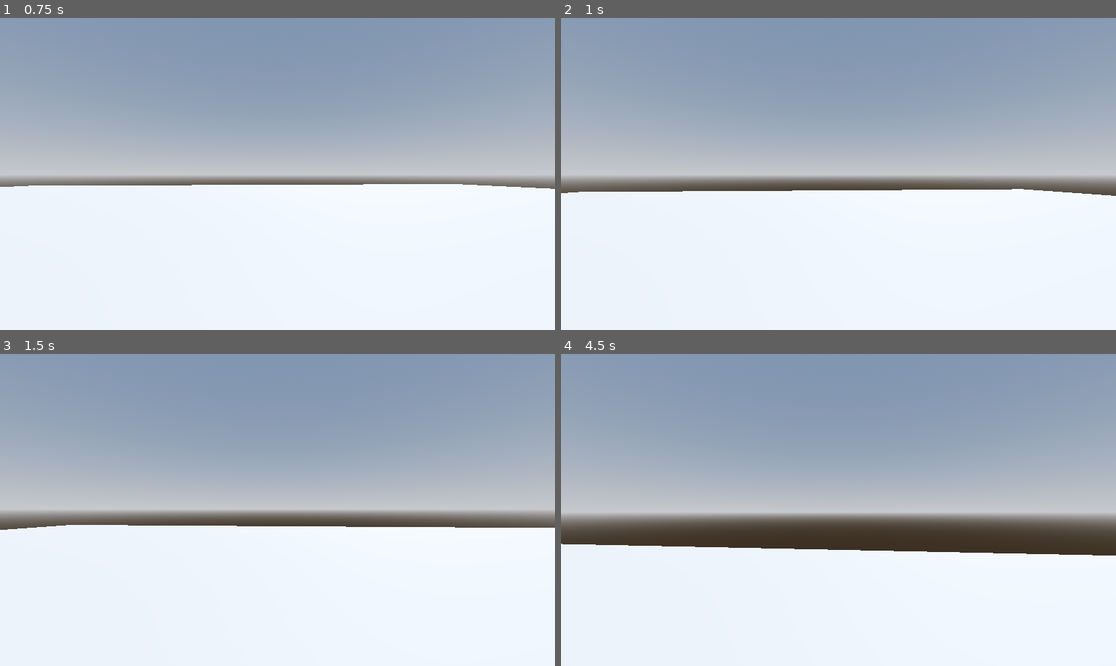
Above: before the commit, frames 1-4 (two rows, left to right).
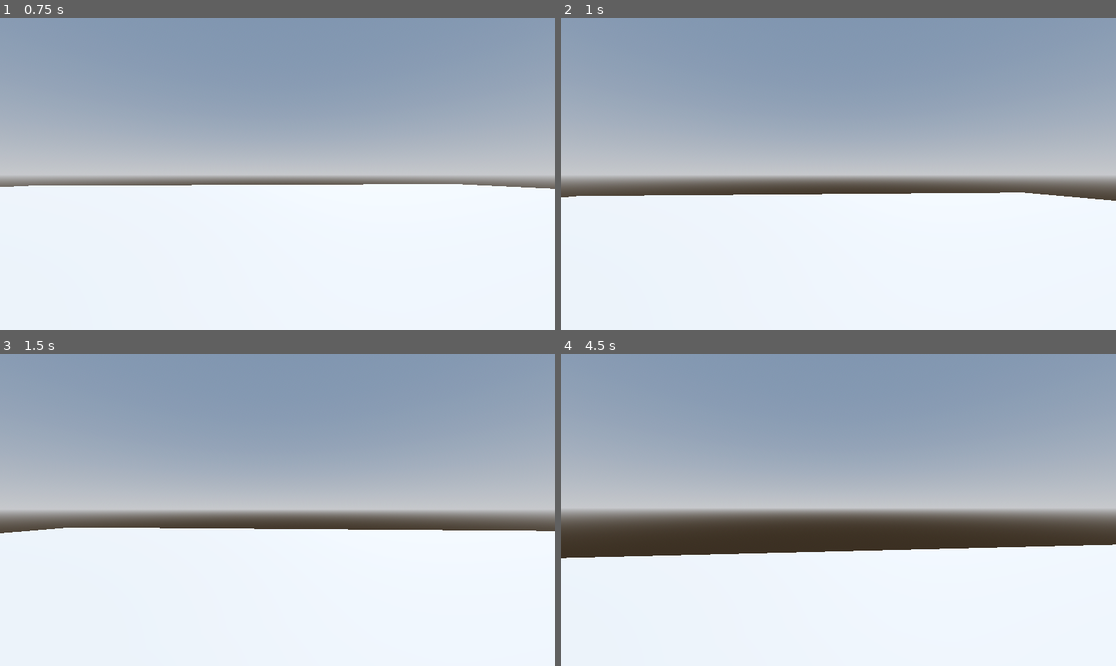
Above: after the commit, the same moments.

Repository: Mantarri/project-evergreen
Game: Godot game, scene res://scenes/levels/0_0_demo/demo_world.tscn
Two runs of this game, one before a commit and one after it. Both use one fixed random seed, a clock stepped at 60 frames per second and the inputs below. The project has no main scene, so this scene is started directly.
Inputs (mouse positions are in pixels of both pictures, inside the frame that each line leads up to):
- Up to frame 1 (0.75 s): tap Enter at 0.5 s; move the mouse to (305, 174) at 0.52 s; hold W (move_forward) from 0.53 s (still down)
- Up to frame 2 (1 s): keep holding W (move_forward); tap Space (move_jump) at 0.77 s
- Up to frame 3 (1.5 s): keep holding W (move_forward); move the mouse to (249, 510) at 1.27 s
- Up to frame 4 (4.5 s): keep holding W (move_forward); tap Space (move_jump) at 1.52, 2.75, 3.02, 3.77 s; move the mouse to (849, 503) at 2.02 s; move the mouse to (832, 516) at 2.77 s; move the mouse to (877, 513) at 3.52 s; tap Escape (ui_cancel) at 4.15 s; move the mouse to (794, 506) at 4.27 s

Frame 1 is identical in both runs. In frame 2, 1.2% of the frame differs, in the area x 0-100%, y 54-59%; in frame 3, 0.9%; in frame 4, 5.9%, in the area x 0-100%, y 49-66%.
Error after the commit: Parse Error: Expected indented block after "elif" block. (res://scenes/entities/components/component_holder.gd:34)

Commit message:
Add: Player entity, Component system

Diff:
--- a/scenes/entities/automatons/player.gd
+++ b/scenes/entities/automatons/player.gd
@@ -1,21 +1,31 @@
 extends CharacterBody3D
 
-
+class_name Entity
 
 const SPEED = 5.0
-const JUMP_VELOCITY = 4.5
+const JUMP_VELOCITY = 7.75
+
 
 @export
 var mouse_sensitivity: float = 0.075
 
 # Get the gravity from the project settings to be synced with RigidBody nodes.
-var gravity: float = ProjectSettings.get_setting("physics/3d/default_gravity")
+var gravity: float = 17.64
 
 func _ready() -> void:
-	Input.set_mouse_mode(Input.MOUSE_MODE_CAPTURED)
+	Input.mouse_mode = Input.MOUSE_MODE_CAPTURED
 
 func _unhandled_input(event):
-	if event is InputEventMouseMotion:
+	if event.is_action_pressed("ui_cancel"):
+		if Input.mouse_mode == Input.MOUSE_MODE_CAPTURED:
+			Input.mouse_mode = Input.MOUSE_MODE_VISIBLE
+		elif Input.mouse_mode == Input.MOUSE_MODE_VISIBLE:
+			Input.mouse_mode = Input.MOUSE_MODE_CAPTURED
+
+	if event.is_action_pressed("action_primary") && Input.mouse_mode == Input.MOUSE_MODE_VISIBLE:
+			Input.mouse_mode = Input.MOUSE_MODE_CAPTURED
+
+	if event is InputEventMouseMotion && Input.mouse_mode == Input.MOUSE_MODE_CAPTURED:
 		$Camera3D.rotation.x -= deg_to_rad(event.relative.y * mouse_sensitivity)
 		$Camera3D.rotation.x = deg_to_rad(clamp(rad_to_deg($Camera3D.rotation.x), -90.0, 90.0))
 
@@ -33,13 +43,15 @@
 
 	# Get the input direction and handle the movement/deceleration.
 	# As good practice, you should replace UI actions with custom gameplay actions.
-	var input_dir := Input.get_vector("move_left", "move_right", "move_forward", "move_back")
-	var direction := (transform.basis * Vector3(input_dir.x, 0, input_dir.y)).normalized()
+	var input_dir: Vector2 = Input.get_vector("move_left", "move_right", "move_forward", "move_back")
+	var direction: Vector3 = (transform.basis * Vector3(input_dir.x, 0, input_dir.y)).normalized()
 	if direction:
 		velocity.x = direction.x * SPEED
 		velocity.z = direction.z * SPEED
 	else:
-		velocity.x = move_toward(velocity.x, 0, SPEED)
-		velocity.z = move_toward(velocity.z, 0, SPEED)
+#		velocity.x = move_toward(velocity.x, 0, SPEED)
+#		velocity.z = move_toward(velocity.z, 0, SPEED)
+		velocity.x = 0
+		velocity.z = 0
 
 	move_and_slide()
--- a/scenes/entities/automatons/player.tscn
+++ b/scenes/entities/automatons/player.tscn
@@ -1,6 +1,8 @@
-[gd_scene load_steps=5 format=3 uid="uid://55qhqgsd7ra2"]
+[gd_scene load_steps=7 format=3 uid="uid://55qhqgsd7ra2"]
 
 [ext_resource type="Script" path="res://scenes/entities/automatons/player.gd" id="1_5n2fv"]
+[ext_resource type="Script" path="res://scenes/entities/components/component_holder.gd" id="2_55ivu"]
+[ext_resource type="Script" path="res://scenes/entities/components/physics_component.gd" id="3_w7xoq"]
 
 [sub_resource type="CapsuleMesh" id="CapsuleMesh_j1n0g"]
 
@@ -27,3 +29,9 @@
 [node name="Camera3D" type="Camera3D" parent="."]
 transform = Transform3D(1, 0, 0, 0, 1, 0, 0, 0, 1, 0, 0.5, 0)
 current = true
+
+[node name="ComponentHolder" type="Node" parent="."]
+script = ExtResource("2_55ivu")
+
+[node name="PhysicsComponent" type="Node" parent="ComponentHolder"]
+script = ExtResource("3_w7xoq")
--- /dev/null
+++ b/scenes/entities/components/component.gd
@@ -0,0 +1,5 @@
+extends Node
+
+class_name Component
+
+@export var id: String
--- /dev/null
+++ b/scenes/entities/components/component_holder.gd
@@ -0,0 +1,34 @@
+extends Node
+
+class_name ComponentHolder
+
+var components: Dictionary = {}
+
+func _ready() -> void:
+	for child in get_children():
+		if not child is Component:
+			push_error("Non-Component child on ComponentHolder `" + str(self) + "`")
+			return
+		else:
+			components[child.id] = child
+
+func has_component(id: String):
+	if components.has(id):
+		return true
+	else:
+		return false
+
+func get_component(id: String, safe: bool = false):
+	if not safe:
+		return components[id]
+	elif has_component(id):
+		return components[id]
+
+func has_component_member(component_id: String, member_id: String):
+	if components.has(component_id):
+		return member_id in components[component_id]
+
+func get_component_member(component_id: String, member_id: String, safe: bool = false):
+	if not safe:
+		return components[component_id].member_id
+	elif has_component(id):
--- /dev/null
+++ b/scenes/entities/components/physics_component.gd
@@ -0,0 +1,12 @@
+extends Node
+
+class_name PhysicsComponent
+
+@export var gravity: float = 17.64
+
+# Not sure if I'll use this. But just in case
+@export var inertia: float = 0.0
+
+@export var speed: float = 5.0
+
+@export var launch_velocity: float = 7.75
